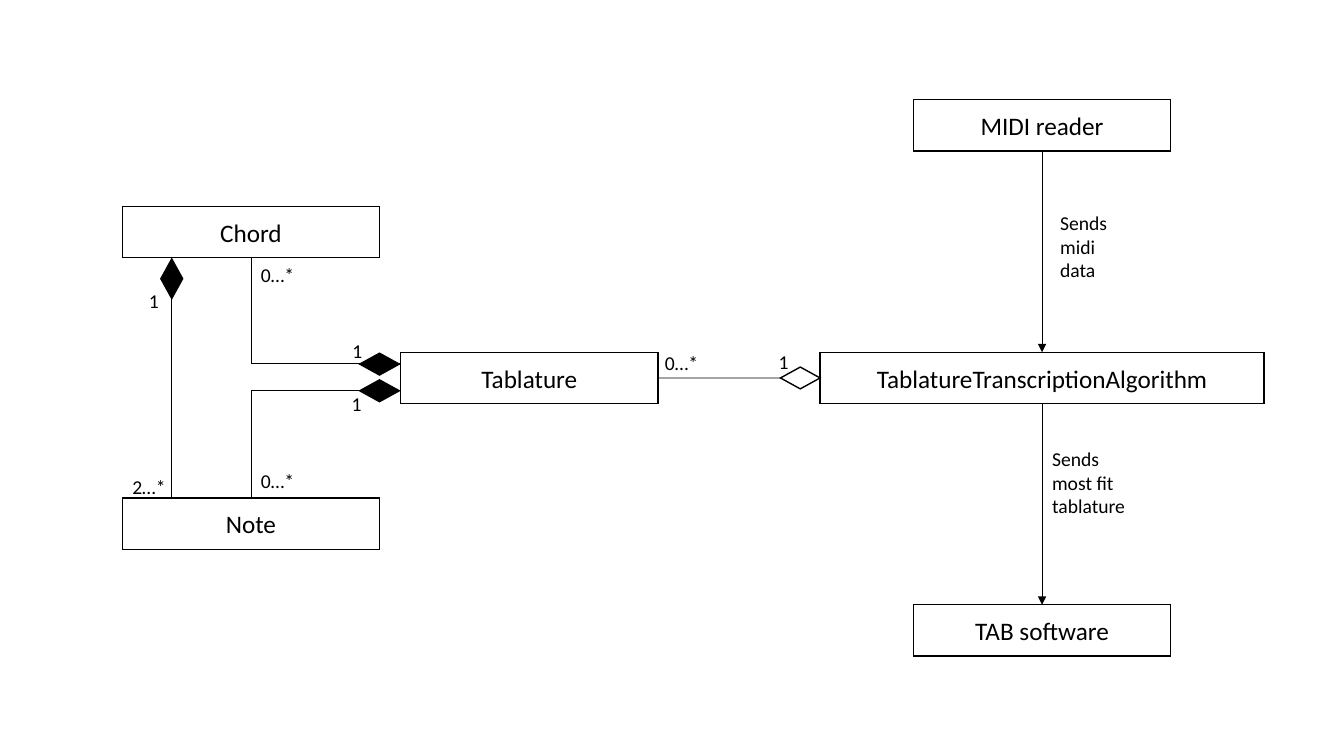
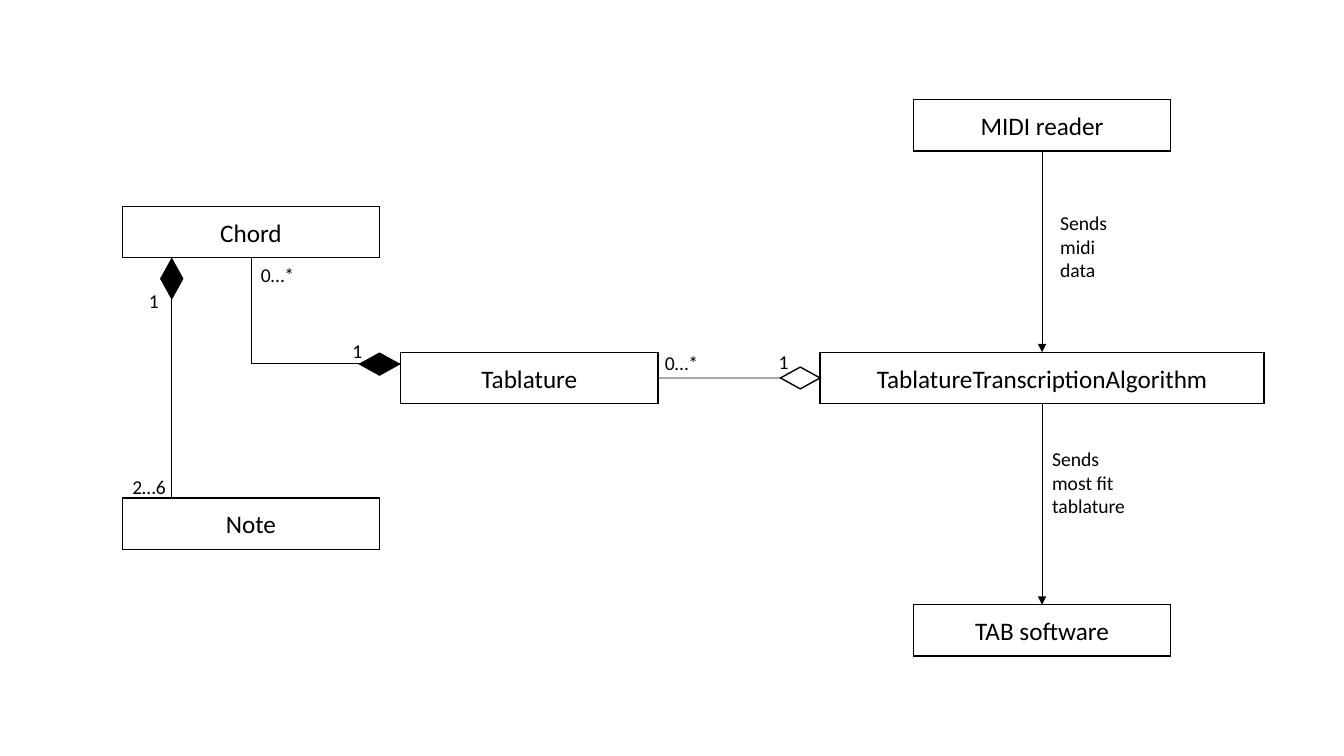
Before and after one commit to JohnP96/3rd_Year_Project, a slide deck: slide 1 of docs/class_diagram.pptx. Drawn at 1344x756 pixels with LibreOffice and Linux fonts; fonts in the diff are those of the drawing. Boxes give left, top, right and bottom in pixels: in the first picture for what was removed or moved away, otherwise in the second. Text is boxed around its words. In the diff, an @@ line names an element or a change of style, - is before the commit and + after.

```diff
--- a/docs/class_diagram.pptx
+++ b/docs/class_diagram.pptx
@@ diamond removed at box(360, 380, 399, 402) @@
@@ elbow line removed from (251, 498) to (401, 391) @@
@@ text removed at box(352, 398, 362, 411) @@
-1
@@ text removed at box(261, 474, 294, 488) @@
-0…*
@@ text at box(132, 480, 165, 499): text changed @@
-2…*
+2…6
```
Also in this commit, not shown: 11 other files.
